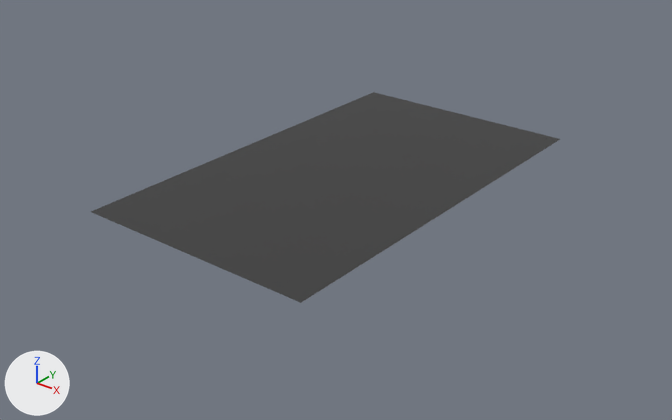
An edit to the Blender file Blender/City.blend, drawn before and after from the same camera.
The view is the same before and after, from a camera (50 mm lens) standing at (14.58, -18.67, 10.31) and looking at (0.08, -0.54, -0.93). Arrows for +X, +Y and +Z are at lower left; the lights stay in place.
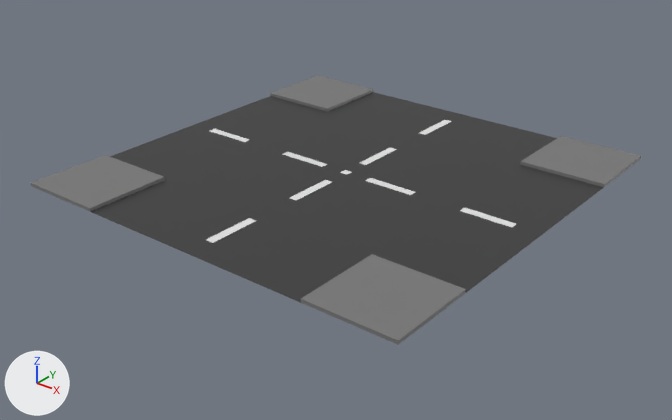
Where the change shows, as pixel boxes (x1, y1, x2, y2) in the pictures (672 x 420 px):
'Plane', reshaped (30% wider, 28% taller): before (91, 92, 560, 303); after (31, 75, 641, 345)

What changed in the scene script:
```text
Add mat_m_streetmarkers:
    mat_m_streetmarkers = principled_material('m_StreetMarkers')
    mat_m_streetmarkers.base_color = (0.8, 0.8, 0.8)  # white #e7e7e7
Add mat_m_broughtway:
    mat_m_broughtway = principled_material('m_Broughtway')
    mat_m_broughtway.base_color = (0.188, 0.188, 0.188)  # grey #787878
Change me_plane:
    used by ob_plane; location = (0.0, 0.0, 0.0)
    remove me_plane.from_pydata(...)  # 40 vertices, 27 faces; spans x -3.5..3.5, y -6.0..6.0, z 0.0
    add me_plane.from_pydata(...)  # 197 vertices, 168 faces; spans x -6.0..6.0, y -6.0..6.0, z 0.0..0.1
    me_plane part 1
    16 vertices are removed from x -3.5..3.5, y -5.25..5.25, z 0.0
    27 faces are deleted
    10 new vertices lie (0.12, 0.0, 0.0) away from vertices in x -0.12, y -6.0..6.0, z 0.0
    10 new vertices lie (0.63, 0.0, 0.0) away from vertices in x 0.12, y -6.0..6.0, z 0.0
    10 new vertices lie (1.5, 0.0, 0.0) away from vertices in x 0.75, y -6.0..6.0, z 0.0
    10 new vertices lie (1.5, 0.0, 0.0) away from vertices in x 2.25, y -6.0..6.0, z 0.0
    10 new vertices lie (1.5, 0.0, 0.0) away from vertices in x 3.75, y -6.0..6.0, z 0.0
    10 new vertices lie (0.75, 0.0, 0.0) away from vertices in x 5.25, y -6.0..6.0, z 0.0
    10 new vertices lie (-0.63, 0.0, 0.0) away from vertices in x -0.12, y -6.0..6.0, z 0.0
    10 new vertices lie (-1.5, 0.0, 0.0) away from vertices in x -0.75, y -6.0..6.0, z 0.0
    10 new vertices lie (-1.5, 0.0, 0.0) away from vertices in x -2.25, y -6.0..6.0, z 0.0
    11 new vertices lie (0.0, 0.63, 0.0) away from vertices in x -3.75..6.0, y -0.75, z 0.0
    11 new vertices lie (0.0, 0.12, 0.0) away from vertices in x -3.75..6.0, y -0.12, z 0.0
    12 new vertices lie (-1.5, 0.0, 0.0) away from vertices in x -3.75, y -6.0..6.0, z 0.0
    12 new vertices lie (-0.75, 0.0, 0.0) away from vertices in x -5.25, y -6.0..6.0, z 0.0
    13 new vertices lie (0.0, 0.12, 0.0) away from vertices in x -6.0..6.0, y 0.0, z 0.0
    8 new vertices lie (0.0, 0.0, 0.1) away from vertices in x -6.0..6.0, y -6.0..6.0, z 0.0
    8 new vertices lie (0.0, 2.5, 0.0) away from vertices in x -6.0..6.0, y -6.0, z 0.0..0.1
    8 new vertices lie (0.0, -2.5, 0.0) away from vertices in x -6.0..6.0, y 6.0, z 0.0..0.1
    20 new faces join them, mat_m_streetmarkers (white #e7e7e7)
    124 new faces join them, mat_m_concrete (black #383838)
    24 new faces join them, mat_m_broughtway (grey #787878)
    add me_plane.materials.append(mat_m_broughtway)  # grey #787878
    add me_plane.materials.append(mat_m_streetmarkers)  # white #e7e7e7
```
